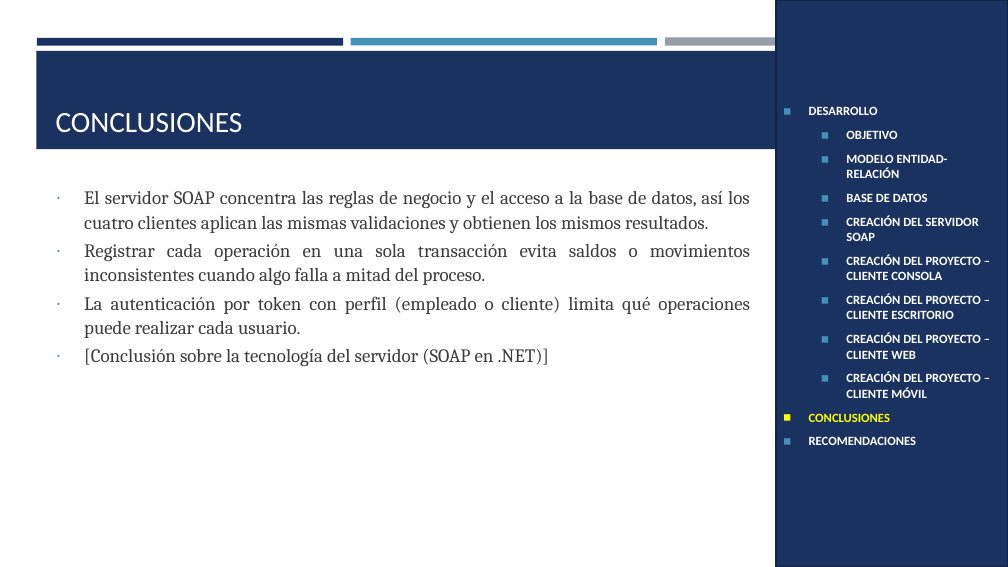
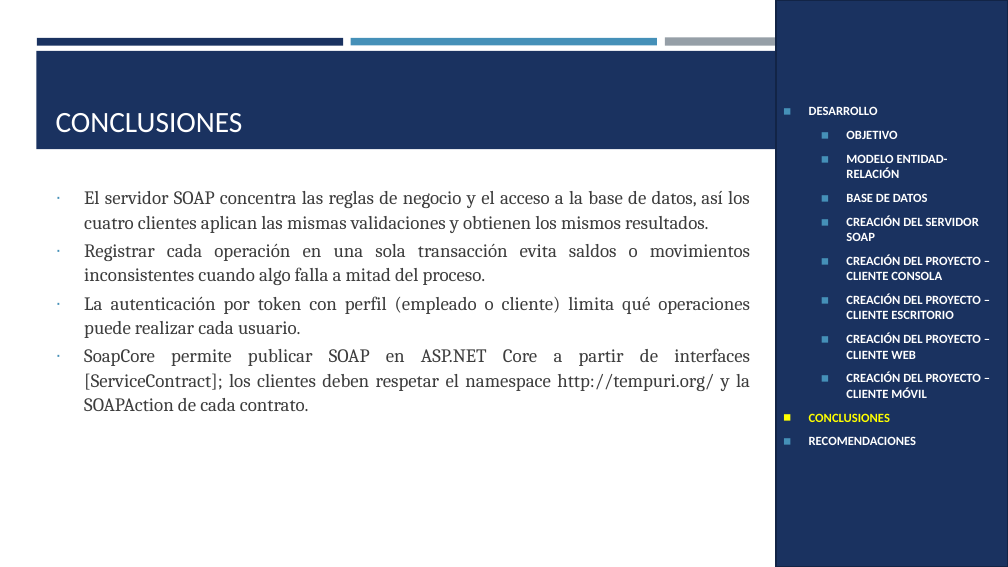
Before and after one commit to IMarcusDev/TI.1.2.-PAO202651_SOAP_DOTNET_CONBDD_NRC36883_GR04, a slide deck: slide 33 of 05. DOCUMENTACION/PRESENTACION TI.1.2. SOAP con BDD en DOTNET GR4.pptx (slide 29 before the commit). Drawn at 1008x567 pixels with LibreOffice and Linux fonts; fonts in the diff are those of the drawing. Boxes give left, top, right and bottom in pixels: in the first picture for what was removed or moved away, otherwise in the second. Text is boxed around its words. In the diff, an @@ line names an element or a change of style, - is before the commit and + after.

```diff
--- a/05. DOCUMENTACION/PRESENTACION TI.1.2. SOAP con BDD en DOTNET GR4.pptx
+++ b/05. DOCUMENTACION/PRESENTACION TI.1.2. SOAP con BDD en DOTNET GR4.pptx
@@ text at bbox=[84, 348, 750, 411]: text changed @@
-∙ [Conclusión sobre la tecnología del servidor (SOAP en .NET)]
+∙ SoapCore permite publicar SOAP en ASP.NET Core a partir de interfaces [ServiceContract]; los clientes deben respetar el namespace http://tempuri.org/ y la SOAPAction de cada contrato.
```
Also in this commit, not shown: 19 other slides changed, 4 slides added.
